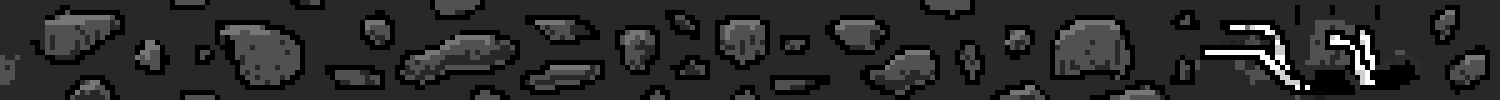
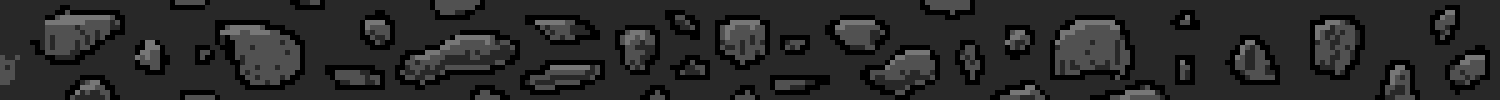
Before/after of a 1500px x 100px layered artwork. What changed in the layer stack:
hid "Layer copy" over 1200, 5, 1420, 100
painted on "Background" over 1170, 15, 1465, 100
